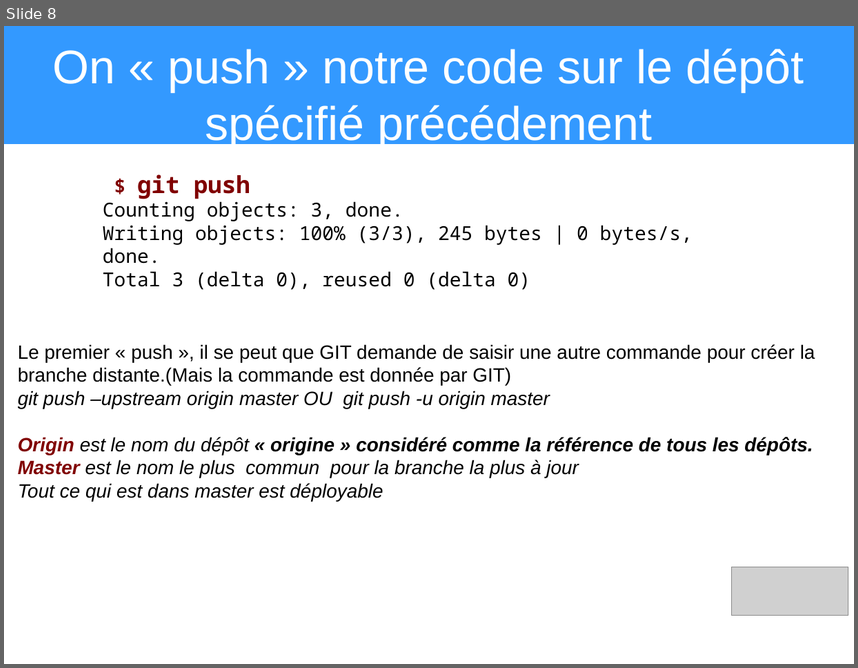
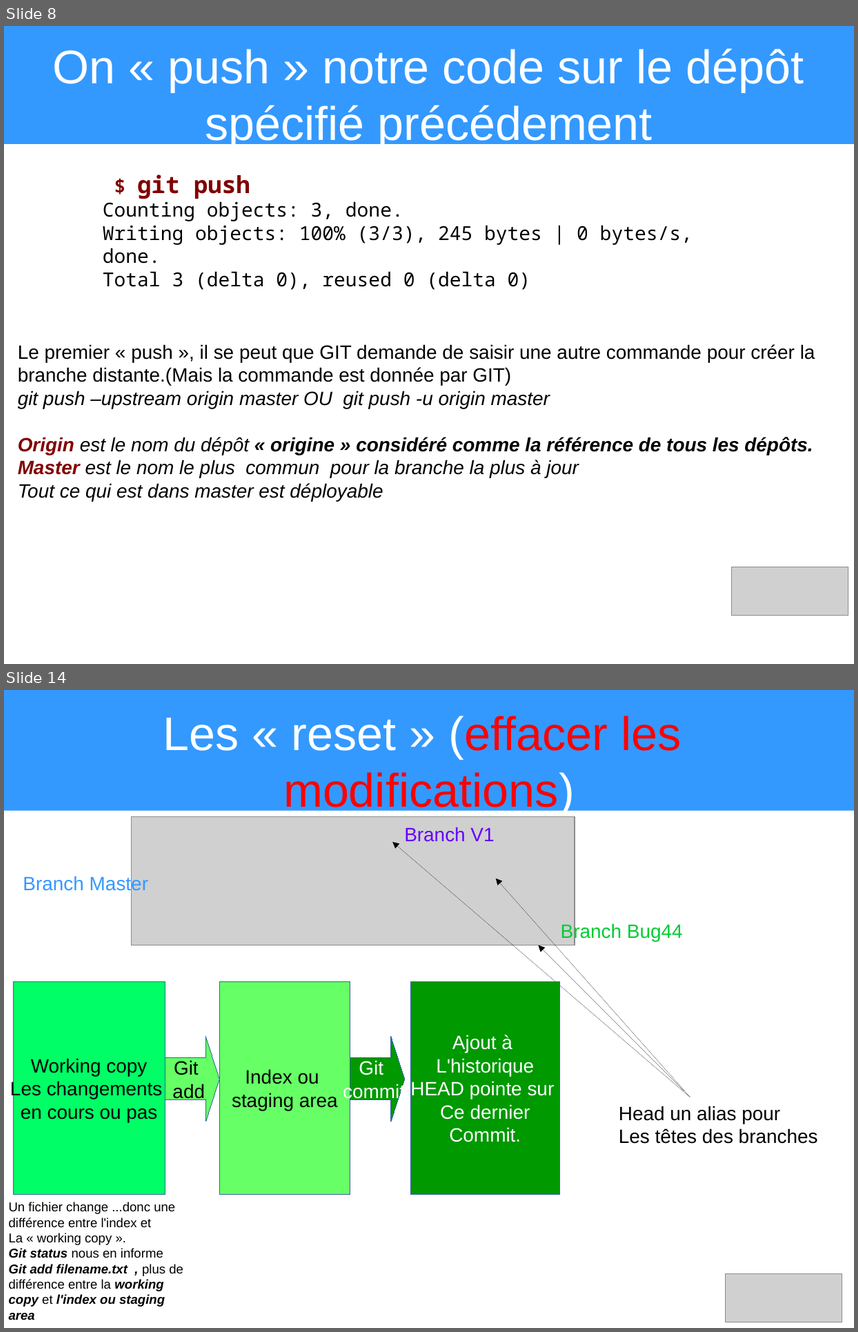
Before and after one commit to heylve/current, a slide deck: Presentations/git_explained.odp. Shown one above the other, each under a label of ours: slide 8 before the commit, slides 8 and 14 after it; the slides between them are not shown. The pictures are 858x668 and 858x1332 pixels, drawn with LibreOffice and Linux fonts; fonts in the diff are those of the drawing; grey boxes stand for pictures. Boxes give left, top, right and bottom in pixels: in the first picture for what was removed or moved away, otherwise in the second. Text is boxed around its words. In the diff, an @@ line names an element or a change of style, - is before the commit and + after.

```diff
--- a/Presentations/git_explained.odp
+++ b/Presentations/git_explained.odp
@@ slide 14 added at (4, 690, 854, 1328), background #FFFFFF @@
@@ title added at (4, 690, 854, 810), fill #3399FF, 44 pt, text #FF0000 @@
+Les « reset » (effacer les
+modifications)
@@ picture added at (131, 816, 575, 945) @@
@@ text added at (404, 827, 494, 842), 18 pt, text #6600FF @@
+Branch V1
@@ arrow added from (691, 1097) to (392, 842), #000000 0 pt @@
@@ text added at (23, 875, 148, 894), 18 pt, text #3399FF @@
+Branch Master
@@ arrow added from (691, 1097) to (496, 878), #000000 0 pt @@
@@ text added at (561, 923, 683, 941), 18 pt, text #00CC33 @@
+Branch Bug44
@@ arrow added from (684, 1091) to (539, 945), #000000 0 pt @@
@@ rectangle added at (13, 982, 165, 1194), fill #00FF66, outline #3465A4 0 pt, 18 pt, text #000000 @@
+Working copy
+Les changements
+en cours ou pas
@@ rectangle added at (220, 982, 350, 1194), fill #66FF66, outline #3465A4 0 pt, 18 pt, text #000000 @@
+Index ou
+staging area
@@ rectangle added at (411, 982, 560, 1194), fill #009900, outline #3465A4 0 pt, 18 pt, text #FFFFFF @@
+Ajout à
+L'historique
+HEAD pointe sur
+Ce dernier
+Commit.
@@ right arrow added at (165, 1036, 220, 1121), fill #66FF66, outline #3465A4 0 pt, 18 pt, text #000000 @@
+Git
+add
@@ right arrow added at (350, 1036, 405, 1121), fill #009900, outline #3465A4 0 pt, 18 pt, text #FFFFFF @@
+Git
+commit
@@ text added at (619, 1105, 818, 1143), 18 pt, text #000000 @@
+Head un alias pour
+Les têtes des branches
@@ text added at (9, 1201, 183, 1320), 12 pt, text #000000 @@
+Un fichier change ...donc une
+différence entre l'index et
+La « working copy ».
+Git status nous en informe
+Git add filename.txt , plus de différence entre la working copy et l'index ou staging area
@@ picture added at (726, 1273, 842, 1321) @@
```
Also in this commit, not shown: 2 slides changed, 6 other slides added, 8 slides removed.
